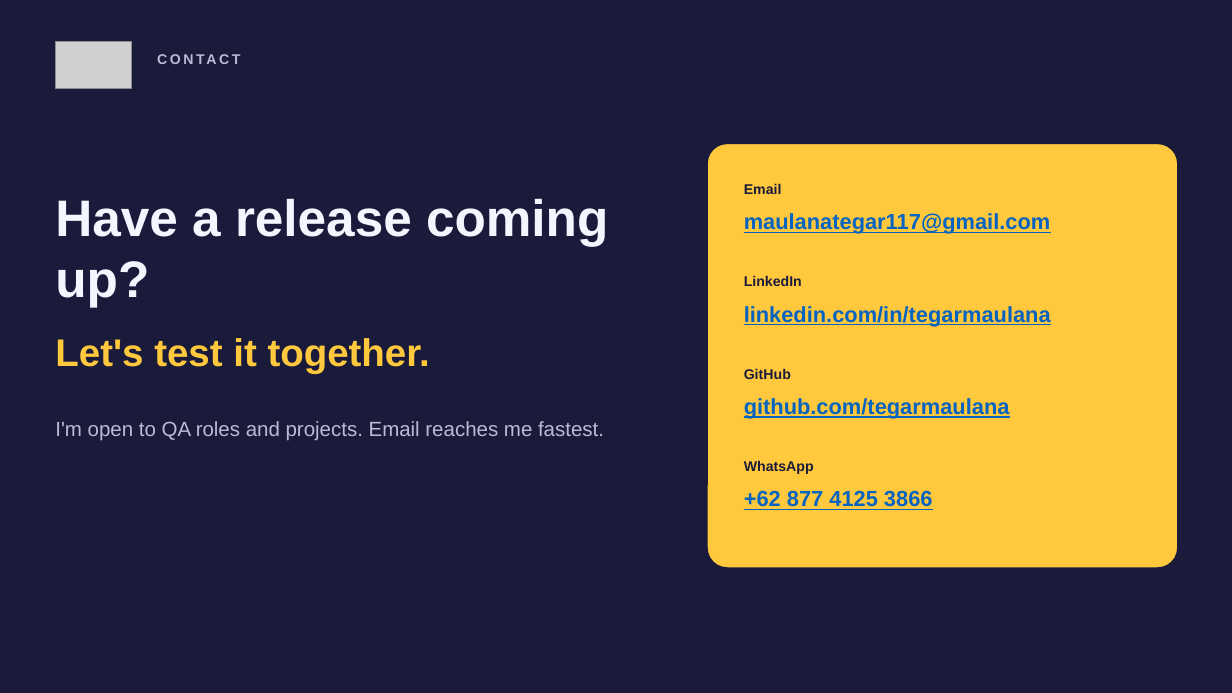
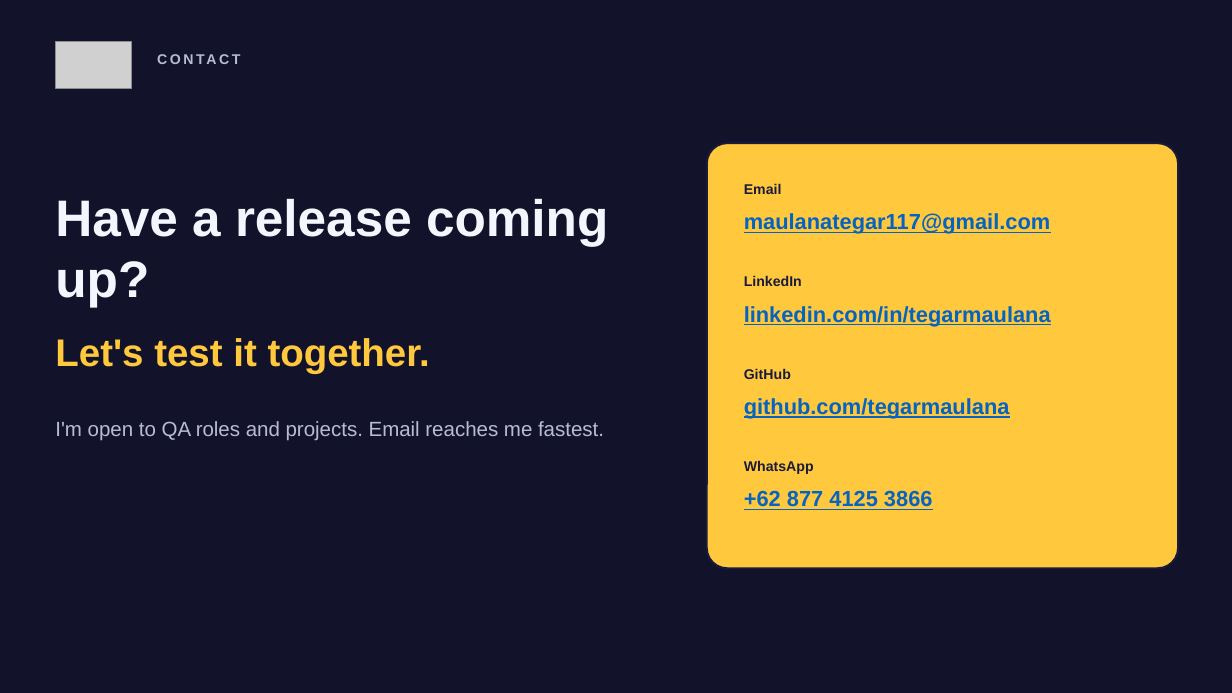
Before and after one commit to HyungMaulss/tegar-portfolio, a slide deck: slide 7 of public/Tegar-Maulana-Resume.pptx. Drawn at 1232x693 pixels with LibreOffice and Linux fonts; fonts in the diff are those of the drawing; grey boxes stand for pictures. Boxes give left, top, right and bottom in pixels: in the first picture for what was removed or moved away, otherwise in the second. Text is boxed around its words. In the diff, an @@ line names an element or a change of style, - is before the commit and + after.

Commit message:
Default to dark theme; resume deck in dark

```diff
--- a/public/Tegar-Maulana-Resume.pptx
+++ b/public/Tegar-Maulana-Resume.pptx
@@ background #1A1B3A to #12132B @@
```
Also in this commit, not shown: 6 other slides changed, 3 other files.
